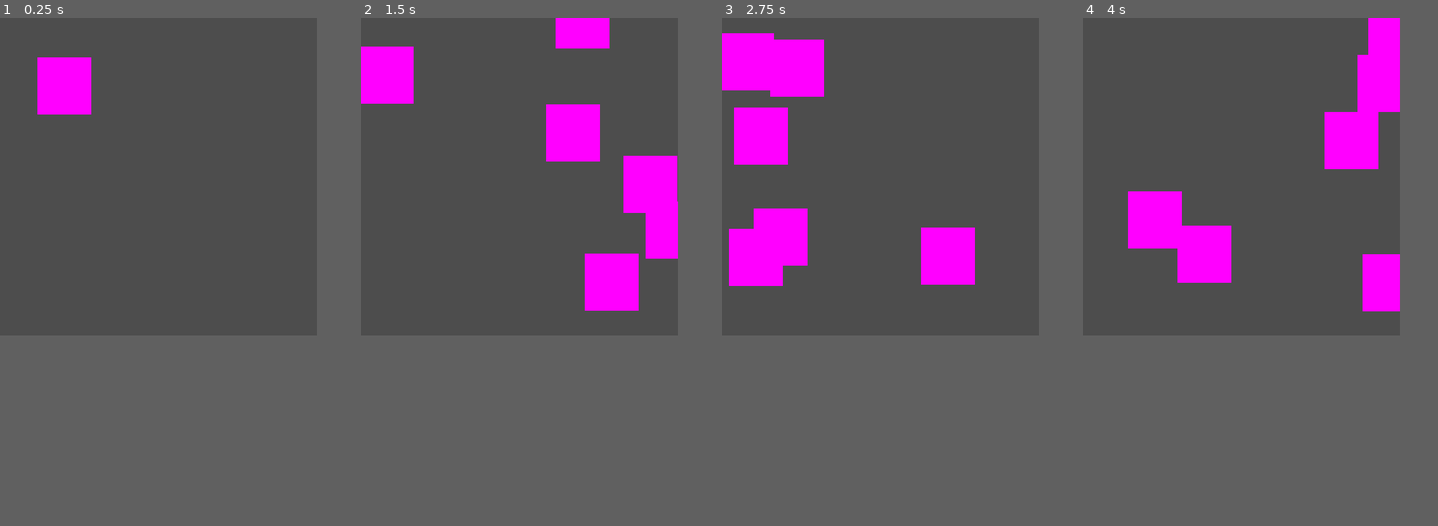
Above: before the commit, frames 1-4 (left to right).
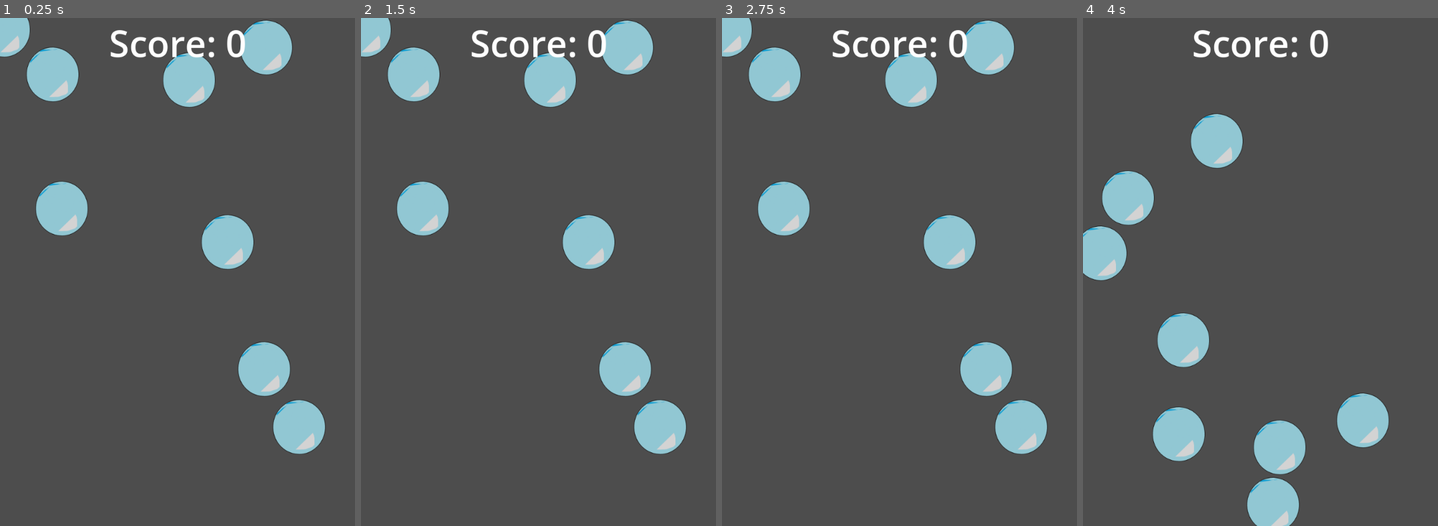
Above: after the commit, the same moments.

Repository: Zarathecat/godot-bubblepop
Game: Godot game, scene res://main.tscn
The game is run twice, just before and just after one commit, with the same random seed, the same clock (stepped at 60 frames per second) and the same inputs.
Inputs (mouse positions are in pixels of both pictures, inside the frame that each line leads up to):
- Up to frame 1 (0.25 s): no input
- Up to frame 2 (1.5 s): tap Enter at 0.5 s; move the mouse to (424, 84) at 0.52 s; click (424, 84) at 0.67 s; tap Space at 1.25 s; move the mouse to (442, 246) at 1.27 s; click (442, 246) at 1.42 s
- Up to frame 3 (2.75 s): move the mouse to (832, 18) at 2.02 s; click (832, 18) at 2.17 s
- Up to frame 4 (4 s): tap Enter at 2.75 s; move the mouse to (1118, 256) at 2.77 s; click (1118, 256) at 2.92 s; tap Space at 3.5 s; move the mouse to (1157, 53) at 3.52 s; click (1157, 53) at 3.67 s
In our replay, the window is 500x500 before the commit and 560x800 after it. These sizes can differ from the game's own. Grey fills any space a smaller window leaves; there, only what the larger window draws over its background counts as a difference.

The runs differ from the first frame. In frame 1, 11% of the frame differs, in the area x 0-92%, y 0-86%; in frame 2, 17%; in frame 3, 16%; in frame 4, 18%, in the area x 0-90%, y 0-100%.

Commit message:
Make game a bit less rubbish
It's more fun to play; it actually works and there's a score.

I also drew some bubbles.

It's still more of a 'pop bubblewrap' 'game' than an actual game.
The logic is in weird places because I got lazy. I'll fix it
sometime, maybe.

Diff:
--- a/bubble.gd
+++ b/bubble.gd
@@ -1,6 +1,9 @@
+# This weird choice is because I wanted to set the position directly.
+# CharacterBody2D lets you change it by going "position =" . Other
+# types of physics body, eg: RigidBody2D, would not let me do this.
 extends CharacterBody2D
 
-#var score = 0
+var score = 0
 
 var window_size = DisplayServer.window_get_size()
 
@@ -23,11 +26,35 @@
 	return Vector2(rand_pos_x, rand_pos_y)
 
 func _on_input_event(viewport: Node, event: InputEvent, shape_idx: int) -> void:
-	print(event)
 	if event is InputEventMouseButton or event is InputEventScreenTouch:
-		print("Bubble popped!")
-		position = get_random_position(window_size)
+		hide()
+		score += 1
 		bubble_pop.emit()
+		#position = get_random_position(window_size)
+		# Timer before new bubble appears
+		$NewBubbleTimer.wait_time = randf()
+		$NewBubbleTimer.start()
+		# Timer for the new bubble to hang around
+		$Timer.wait_time = randf_range(1, 5)
+		$Timer.start()
 
+	# here for now while test on desktop
+	else:
+		hide()
+		score += 1
+		bubble_pop.emit()
+		#position = get_random_position(window_size)
+		# Timer before new bubble appears
+		$NewBubbleTimer.wait_time = randf_range(0.5,2)
+		$NewBubbleTimer.start()
+		# Timer for the new bubble to hang around
+		$Timer.wait_time = randf_range(2.1, 5)
+		$Timer.start()
+
+# Move bubble to a new location if player too slow to hit it in time
 func _on_timer_timeout() -> void:
 	position = get_random_position(window_size)
+
+func _on_new_bubble_timer_timeout() -> void:
+	position = get_random_position(window_size)
+	show()
--- a/bubble.tscn
+++ b/bubble.tscn
@@ -1,8 +1,7 @@
 [gd_scene load_steps=4 format=3 uid="uid://klkxrb2o8n35"]
 
 [ext_resource type="Script" path="res://bubble.gd" id="1_fv2ik"]
-
-[sub_resource type="NoiseTexture2D" id="NoiseTexture2D_7wgrx"]
+[ext_resource type="Texture2D" uid="uid://bok362xgdxpde" path="res://art/Drawing(1).png" id="2_g1lus"]
 
 [sub_resource type="CircleShape2D" id="CircleShape2D_gok8g"]
 radius = 55.0091
@@ -11,19 +10,23 @@
 position = Vector2(100, 110)
 input_pickable = true
 script = ExtResource("1_fv2ik")
-metadata/_edit_group_ = true
 
 [node name="Sprite2D" type="Sprite2D" parent="."]
-position = Vector2(2, -3)
-scale = Vector2(0.166016, 0.175781)
-texture = SubResource("NoiseTexture2D_7wgrx")
+self_modulate = Color(1, 1, 1, 0.752941)
+position = Vector2(3.5, 2.14577e-06)
+scale = Vector2(0.776224, 0.805369)
+texture = ExtResource("2_g1lus")
 
 [node name="CollisionShape2D" type="CollisionShape2D" parent="."]
-position = Vector2(2, -3)
+position = Vector2(3, 1)
 shape = SubResource("CircleShape2D_gok8g")
 
 [node name="Timer" type="Timer" parent="."]
+wait_time = 2.99
 autostart = true
+
+[node name="NewBubbleTimer" type="Timer" parent="."]
 
 [connection signal="input_event" from="." to="." method="_on_input_event" flags=3]
 [connection signal="timeout" from="Timer" to="." method="_on_timer_timeout"]
+[connection signal="timeout" from="NewBubbleTimer" to="." method="_on_new_bubble_timer_timeout"]
--- a/main.gd
+++ b/main.gd
@@ -1,39 +1,43 @@
 extends Node
 
 @export var bubble_scene: PackedScene
+@export var starting_bubbles = 5
 
+# If ever I figure out how to exit fullscreen on the desktop without
+# killing the godot process, I'll make this game fullscreened by default
 var window_size = DisplayServer.window_get_size()
 
 var score = 0
 
-# I want a timer attached to each bubble, that moves it
-# when the time runs out. Not sure how to attach a timer to
-# a node like that, yet. Assume I make it a child of the bubble
-# node? So, for bubble in bubbles, timer.new(), and name it to
-# map to the bubble? or have a dict with bubbles and timers as keys
-# and values?
-# Yeah I think I should add a timer as part of the bubble node.
-# I also want each bubble to move when a player presses it
-# I *think* that should also reset its timer, but maybe it's more
-# lively if it doesn't.
-
+# This one's less of a game and more of a prototype of a game.
+# It's supposed to be played on a touchscreen. Not tested on one yet.
+# It should eventually have different levels. Each level, there's a
+# timer. This counts down and player must hit x many buttons before it
+# hits 0, or perish. Each level, the required bubblecount goes up.
+# I'd also like to have bubbles in different colours, and have a nice
+# animation and sound when they pop, to make it more satisfying for the
+# player. They should just fade out if they timeout on their own.
+# For now, it's more like a bubblewrap game with no challenge.
 
 # Called when the node enters the scene tree for the first time.
 func _ready() -> void:
 	# make 5 bubbles at the start of the game!
-	for i in range(5):
+	for i in range(starting_bubbles):
 		generate_bubble()
 
 # Called every frame. 'delta' is the elapsed time since the previous frame.
 func _process(delta: float) -> void:
 	# score is calculated per bubble, then combined!
-	print("Score: " + str(score))
+	pass
 
 # For now, we make a few random bubbles at the start
 func generate_bubble():
 	var bubble_position = get_random_position(window_size)
 	var bubble = bubble_scene.instantiate()
+	bubble.position = bubble_position
 	bubble.add_to_group("bubbles")
+	# Need to connect here or signals won't be passed through!
+	bubble.bubble_pop.connect(_on_bubble_bubble_pop)
 	add_child(bubble)
 
 # I should probably be reusing these components between games
@@ -45,6 +49,6 @@
 	var rand_pos_y = randi_range(0, win_size[1])
 	return Vector2(rand_pos_x, rand_pos_y)
 
-# This doesn't work consistently and I have no idea why, yet.
 func _on_bubble_bubble_pop() -> void:
 	score+= 1
+	$Hud/Score.text = "Score: " + str(score)
--- a/main.tscn
+++ b/main.tscn
@@ -6,7 +6,21 @@
 [node name="Main" type="Node"]
 script = ExtResource("1_wl7ux")
 bubble_scene = ExtResource("2_25n27")
+starting_bubbles = 7
 
 [node name="Bubble" parent="." instance=ExtResource("2_25n27")]
 
+[node name="Hud" type="CanvasLayer" parent="."]
+
+[node name="Score" type="Label" parent="Hud"]
+anchors_preset = 5
+anchor_left = 0.5
+anchor_right = 0.5
+offset_left = -135.5
+offset_right = 135.5
+offset_bottom = 99.0
+grow_horizontal = 2
+theme_override_font_sizes/font_size = 72
+text = "Score: 0"
+
 [connection signal="bubble_pop" from="Bubble" to="." method="_on_bubble_bubble_pop"]
--- a/project.godot
+++ b/project.godot
@@ -17,8 +17,8 @@
 
 [display]
 
-window/size/viewport_width=500
-window/size/viewport_height=500
+window/size/viewport_width=700
+window/size/viewport_height=1000
 
 [rendering]
 
Binary file added: art/Drawing(1).png
Not shown, added: art/Drawing(1).png.import
